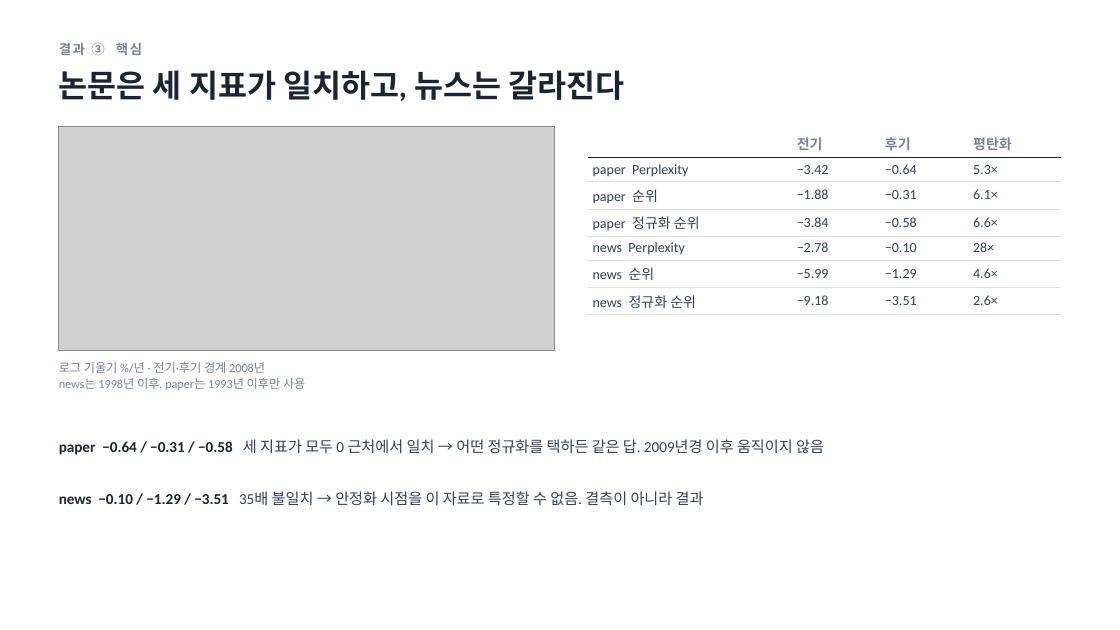
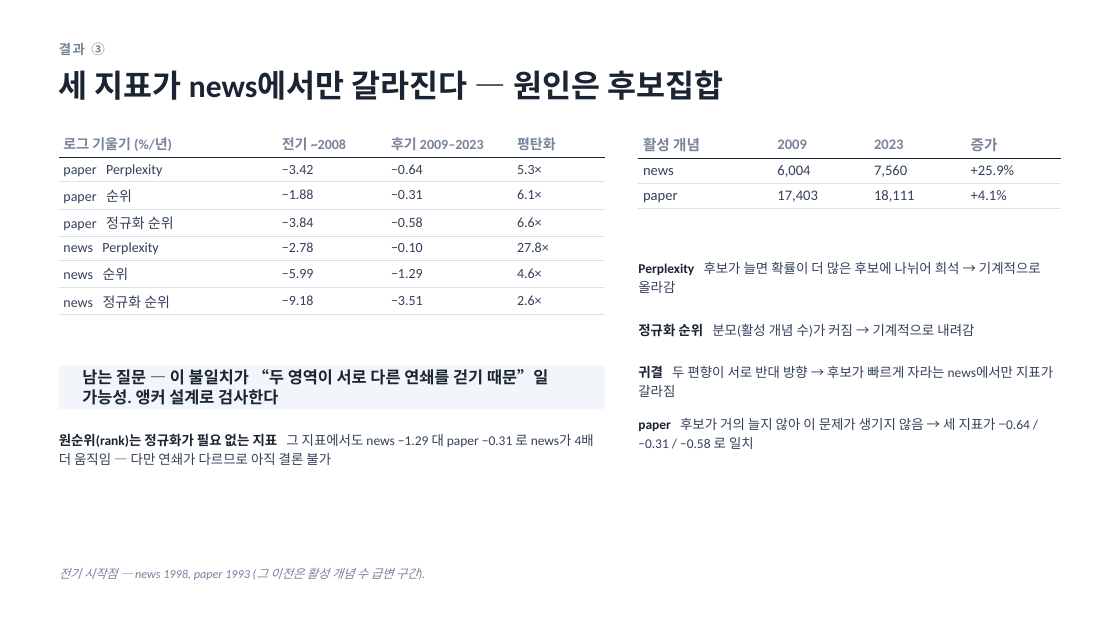
Before and after one commit to yeokyunghwang/science-society, a slide deck: slide 8 of sequence_perplexity.pptx. Drawn at 1120x630 pixels with LibreOffice and Linux fonts; fonts in the diff are those of the drawing; grey boxes stand for pictures. Boxes give left, top, right and bottom in pixels: in the first picture for what was removed or moved away, otherwise in the second. Text is boxed around its words. In the diff, an @@ line names an element or a change of style, - is before the commit and + after.

Commit message:
Add anchor example paths and retire the superseded cross-corpus artefacts
Notebook 05 gains §9.7: for each anchor and corpus, the two paths with the
lowest 2023 normalised rank, written to results/sequences/anchor_examples.csv.
The anchor sits in the middle two positions by construction, so the two
corpora's paths differ only in the four surrounding slots — news fills them
with business and IT discourse, paper with abstract method vocabulary.

Also commits the run outputs (anchor_{per_anchor,summary,slopes}.csv, the
sampled path arrays, fig5_anchor.png, fig6_anchor_panels.png) and drops the
figures and arrays that no code produces any more: fig3_slopes.png was the
deleted §8.3, and fig5_common/fig6_examples/fig7_matched plus the common-pool
and concept-match arrays belonged to the §9/§10 that the anchor design
replaced. They are kept locally under _superseded/.

anchor_all.csv is the 75 MB path-level raw table; §9.2 regenerates it, so it
is ignored rather than tracked.

```diff
--- a/sequence_perplexity.pptx
+++ b/sequence_perplexity.pptx
@@ text at [59, 42, 104, 55]: text changed @@
-결과 ③ 핵심
+결과 ③
@@ text at [59, 70, 724, 100]: text changed @@
-논문은 세 지표가 일치하고, 뉴스는 갈라진다
+세 지표가 news에서만 갈라진다 — 원인은 후보집합
@@ table at [59, 130, 605, 312] @@
-row 1:  | 전기 | 후기 | 평탄화
+row 1: 로그 기울기 (%/년) | 전기 ~2008 | 후기 2009–2023 | 평탄화
-row 5, column 4: 28×
+row 5, column 4: 27.8×
@@ table: place and size @@
-table at [588, 130, 1061, 312]
+table at [59, 130, 605, 312]
@@ picture removed at [59, 126, 555, 350] @@
@@ table added at [639, 130, 1061, 214], 3 rows, 4 columns @@
+활성 개념 | 2009 | 2023 | 증가
+news | 6,004 | 7,560 | +25.9%
+paper | 17,403 | 18,111 | +4.1%
@@ text added at [638, 262, 1041, 293], 11.5 pt, text #33415A @@
+Perplexity 후보가 늘면 확률이 더 많은 후보에 나뉘어 희석 → 기계적으로 올라감
@@ text at [638, 323, 974, 337]: text changed; size 13 to 11.5 pt @@
-paper −0.64 / −0.31 / −0.58 세 지표가 모두 0 근처에서 일치 → 어떤 정규화를 택하든 같은 답. 2009년경 이후 움직이지 않음
+정규화 순위 분모(활성 개념 수)가 커짐 → 기계적으로 내려감
@@ text removed at [59, 362, 305, 390] @@
-로그 기울기 %/년 · 전기·후기 경계 2008년
-news는 1998년 이후, paper는 1993년 이후만 사용
@@ rectangle added at [59, 365, 605, 409], fill #F2F5F9 @@
@@ text added at [82, 369, 548, 405], 14 pt, text #1A2432, bold @@
+남는 질문 — 이 불일치가 “두 영역이 서로 다른 연쇄를 걷기 때문”일 가능성. 앵커 설계로 검사한다
@@ text at [638, 365, 1053, 397]: text changed; size 13 to 11.5 pt @@
-news −0.10 / −1.29 / −3.51 35배 불일치 → 안정화 시점을 이 자료로 특정할 수 없음. 결측이 아니라 결과
+귀결 두 편향이 서로 반대 방향 → 후보가 빠르게 자라는 news에서만 지표가 갈라짐
@@ text added at [638, 418, 1030, 449], 11.5 pt, text #33415A @@
+paper 후보가 거의 늘지 않아 이 문제가 생기지 않음 → 세 지표가 −0.64 / −0.31 / −0.58 로 일치
@@ text added at [59, 433, 594, 465], 11.5 pt, text #33415A @@
+원순위(rank)는 정규화가 필요 없는 지표 그 지표에서도 news −1.29 대 paper −0.31 로 news가 4배 더 움직임 — 다만 연쇄가 다르므로 아직 결론 불가
@@ text added at [59, 568, 418, 580], 10.5 pt, text #77839A, italic @@
+전기 시작점 — news 1998, paper 1993 (그 이전은 활성 개념 수 급변 구간).
```
Also in this commit, not shown: 11 other slides changed, 5 slides added, 5 slides removed, 26 other files.
